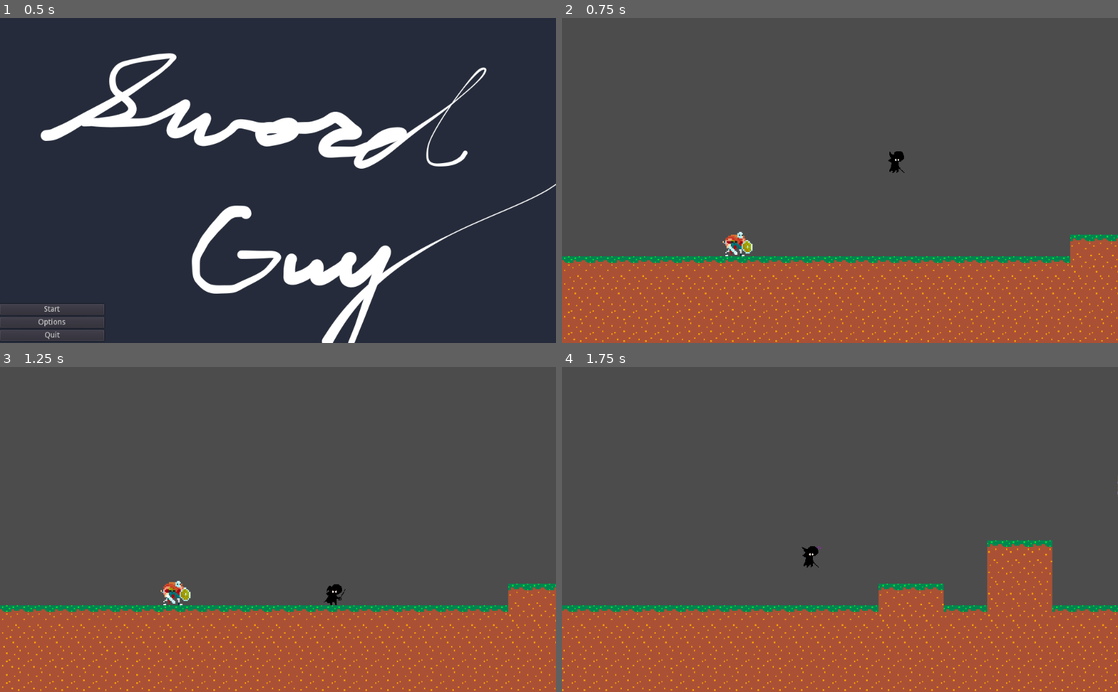
Above: before the commit, frames 1-4 (two rows, left to right).
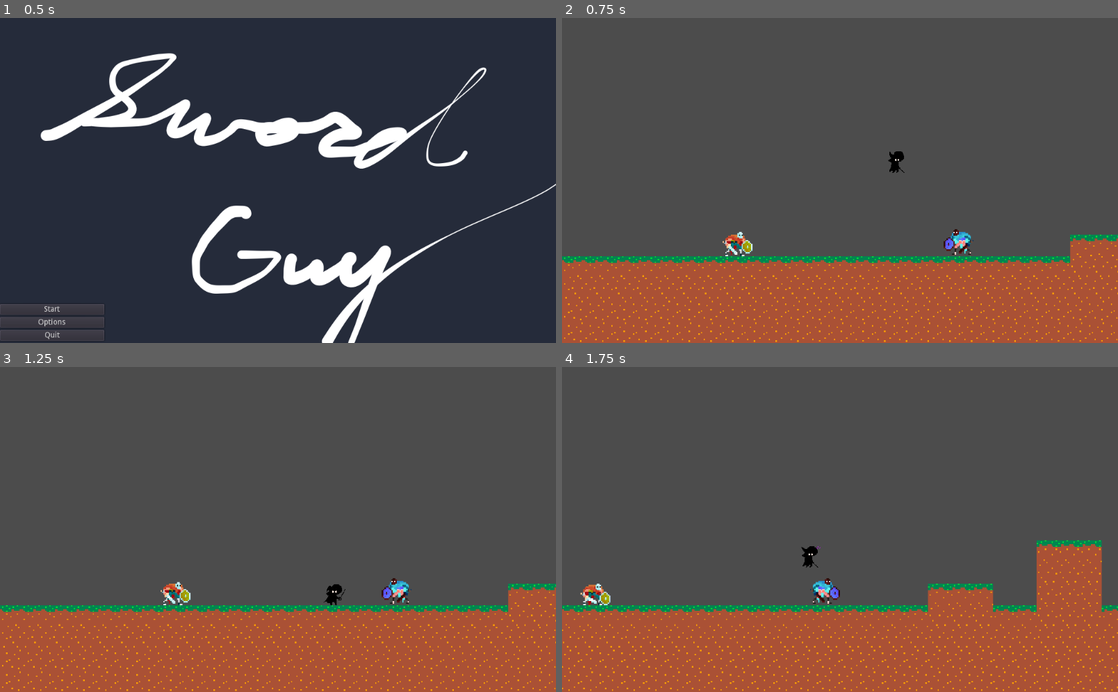
Above: after the commit, the same moments.

Repository: Jollista/Godot-Platformer
Game: Godot game, scene res://StartMenu.tscn
Two runs of this game, one before a commit and one after it. Both use one fixed random seed, a clock stepped at 60 frames per second and the inputs below. The engine's default icon, where the game draws it, is replaced by a stand-in: a white triangle on a blue panel in a dark square.
Inputs (mouse positions are in pixels of both pictures, inside the frame that each line leads up to):
- Up to frame 1 (0.5 s): no input
- Up to frame 2 (0.75 s): click "Start" at 0.5 s
- Up to frame 3 (1.25 s): no input
- Up to frame 4 (1.75 s): tap Enter (ui_accept) at 1.25 s; move the mouse to (962, 513) at 1.27 s; hold D (right) from 1.28 s (still down); tap E (interact) at 1.35 s; click (962, 513) at 1.42 s; tap Space (jump) at 1.52 s

Frame 1 is identical in both runs. In frame 2, 0.2% of the frame differs, in the area x 68-74%, y 64-73%; in frame 3, 0.4%; in frame 4, 8.7%, in the area x 0-100%, y 35-100%.

Commit message:
added enemy with basic line of sight functionality

Diff:
--- a/NPC.tscn
+++ b/NPC.tscn
@@ -22,6 +22,23 @@
 "values": [ 0 ]
 }
 
+[sub_resource type="Animation" id=3]
+resource_name = "Viking_Idle"
+length = 0.8
+loop = true
+tracks/0/type = "value"
+tracks/0/path = NodePath("Sprite:frame")
+tracks/0/interp = 1
+tracks/0/loop_wrap = false
+tracks/0/imported = false
+tracks/0/enabled = true
+tracks/0/keys = {
+"times": PoolRealArray( 0, 0.7 ),
+"transitions": PoolRealArray( 1, 1 ),
+"update": 0,
+"values": [ 0, 6 ]
+}
+
 [node name="NPC" type="KinematicBody2D"]
 script = ExtResource( 1 )
 
@@ -38,3 +55,4 @@
 [node name="AnimationPlayer" type="AnimationPlayer" parent="."]
 anims/Idle = ExtResource( 2 )
 anims/RESET = SubResource( 2 )
+anims/Viking_Idle = SubResource( 3 )
--- a/PlatformerSceneTest.tscn
+++ b/PlatformerSceneTest.tscn
@@ -7,6 +7,7 @@
 [ext_resource path="res://BasicDialogue.tscn" type="PackedScene" id=5]
 [ext_resource path="res://Scripts/CameraController.gd" type="Script" id=6]
 [ext_resource path="res://PauseMenu.tscn" type="PackedScene" id=7]
+[ext_resource path="res://VikingEnemy.tscn" type="PackedScene" id=8]
 
 [node name="World" type="Node2D"]
 
@@ -42,3 +43,6 @@
 
 [node name="Player" parent="." instance=ExtResource( 1 )]
 position = Vector2( 0, -88 )
+
+[node name="VikingEnemy" parent="." instance=ExtResource( 8 )]
+position = Vector2( 49, -17 )
--- a/Scripts/NPCController.gd
+++ b/Scripts/NPCController.gd
@@ -8,7 +8,7 @@
 onready var player := $"../Player"
 
 func _ready():
-	$AnimationPlayer.play("Idle")
+	$AnimationPlayer.play("Viking_Idle")
 
 func _process(delta):
 	# distance formula -> √((x2 – x1)² + (y2 – y1)²)
--- /dev/null
+++ b/Scripts/VikingEnemy.gd
@@ -0,0 +1,49 @@
+extends KinematicBody2D
+
+var facingRight = true
+const THETA = 0.523599 # 30 degrees
+const DISTANCE = 200
+
+onready var player := $"../Player"
+
+func _process(delta):
+	if canSee(player):
+		approach(player)
+	else:
+		patrol()
+
+func canSee(target):
+	if inVisionArc(target):
+		print("enemy can see you")
+		return true
+	print("can't see")
+	return false
+
+func inVisionArc(target):
+	var angleToTarget = get_angle_to(target.position) #approximate in degrees
+	var angleCheck
+	var distanceCheck
+
+	# check angles
+	if facingRight:
+		angleCheck = (angleToTarget < THETA and angleToTarget > -THETA)
+	else: #facing left
+		angleCheck = (angleToTarget > (PI - THETA) or angleToTarget < (-PI + THETA) )
+
+	# check distance
+	distanceCheck = abs(target.position.x - position.x) < DISTANCE
+	return angleCheck and distanceCheck
+
+# approach and attack target
+func approach(target):
+	pass
+
+# default behavior when enemy is not in sight
+func patrol():
+	if $Timer.is_stopped():
+		$Timer.start()
+		turnAround()
+
+func turnAround():
+	facingRight = !facingRight
+	$Sprite.flip_h = !facingRight
--- /dev/null
+++ b/VikingEnemy.tscn
@@ -0,0 +1,22 @@
+[gd_scene load_steps=4 format=2]
+
+[ext_resource path="res://Sprites/viking2_inverted.png" type="Texture" id=1]
+[ext_resource path="res://Scripts/VikingEnemy.gd" type="Script" id=2]
+
+[sub_resource type="RectangleShape2D" id=1]
+extents = Vector2( 9.5, 9.5 )
+
+[node name="VikingEnemy" type="KinematicBody2D"]
+script = ExtResource( 2 )
+
+[node name="Sprite" type="Sprite" parent="."]
+texture = ExtResource( 1 )
+hframes = 9
+vframes = 6
+
+[node name="CollisionShape2D" type="CollisionShape2D" parent="."]
+position = Vector2( 2.5, 6.5 )
+shape = SubResource( 1 )
+
+[node name="Timer" type="Timer" parent="."]
+one_shot = true
Not shown: 1 places in NPC.tscn that only renumber resources
Not shown: 1 places in PlatformerSceneTest.tscn that only renumber resources
Binary file added: Sprites/viking2_inverted.png
Not shown, added: Sprites/viking2_inverted.png.import
